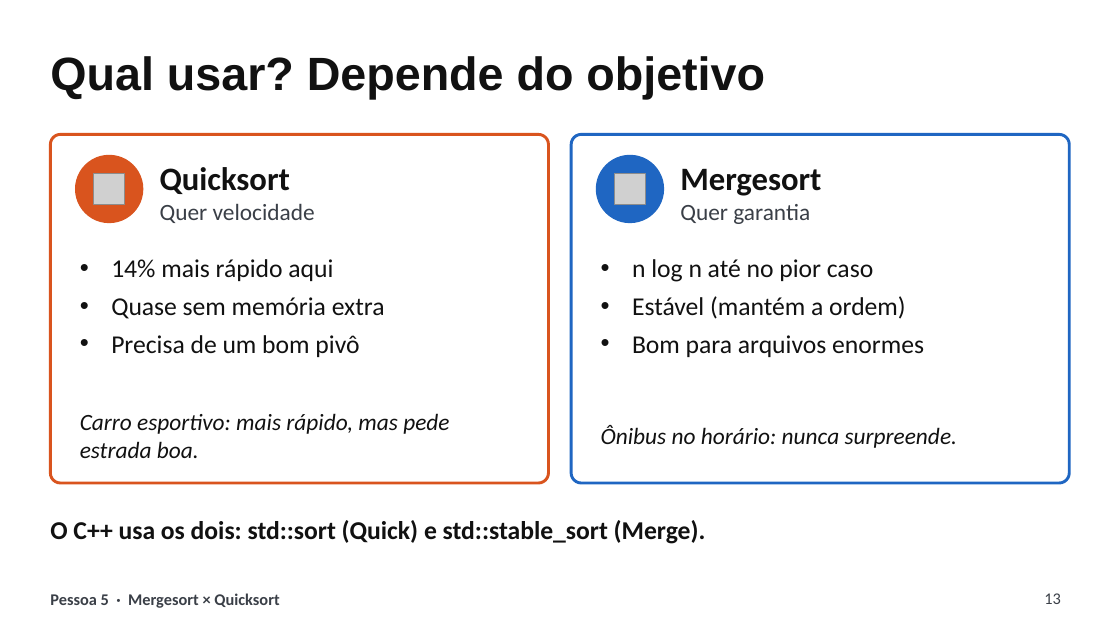
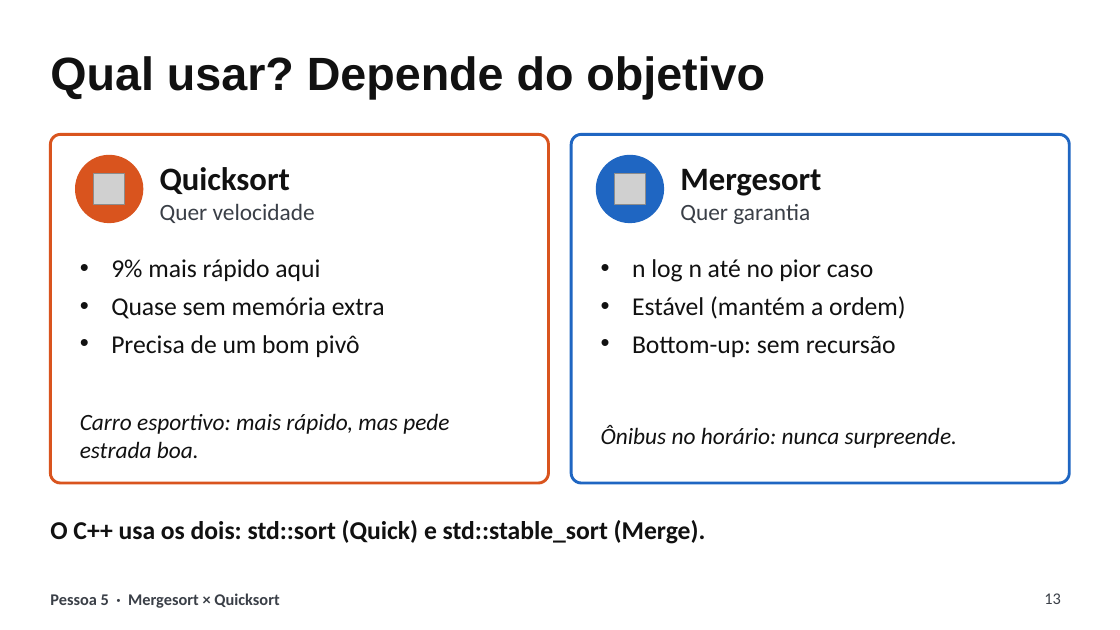
Before and after one commit to guint3r/Trabalho_Simulador_OS, a slide deck: slide 13 of trabalho_ordenacao/apresentacao/slides.pptx. Drawn at 1120x630 pixels with LibreOffice and Linux fonts; fonts in the diff are those of the drawing; grey boxes stand for pictures. Boxes give left, top, right and bottom in pixels: in the first picture for what was removed or moved away, otherwise in the second. Text is boxed around its words. In the diff, an @@ line names an element or a change of style, - is before the commit and + after.

```diff
--- a/trabalho_ordenacao/apresentacao/slides.pptx
+++ b/trabalho_ordenacao/apresentacao/slides.pptx
@@ text at (x1=111, y1=259, x2=320, y2=281): text changed @@
-• 14% mais rápido aqui
+• 9% mais rápido aqui
@@ text at (x1=632, y1=336, x2=896, y2=357): text changed @@
-• Bom para arquivos enormes
+• Bottom-up: sem recursão
```
Also in this commit, not shown: 8 other slides changed, 31 other files.
